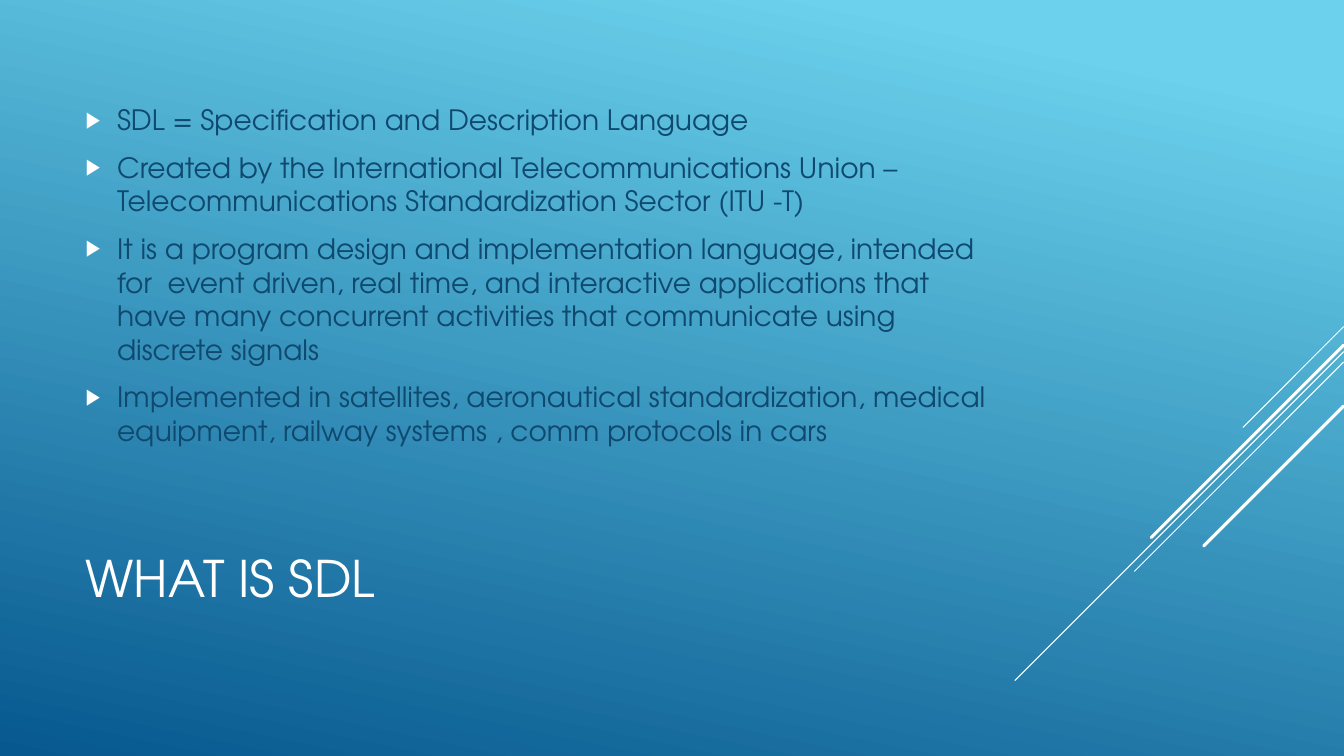
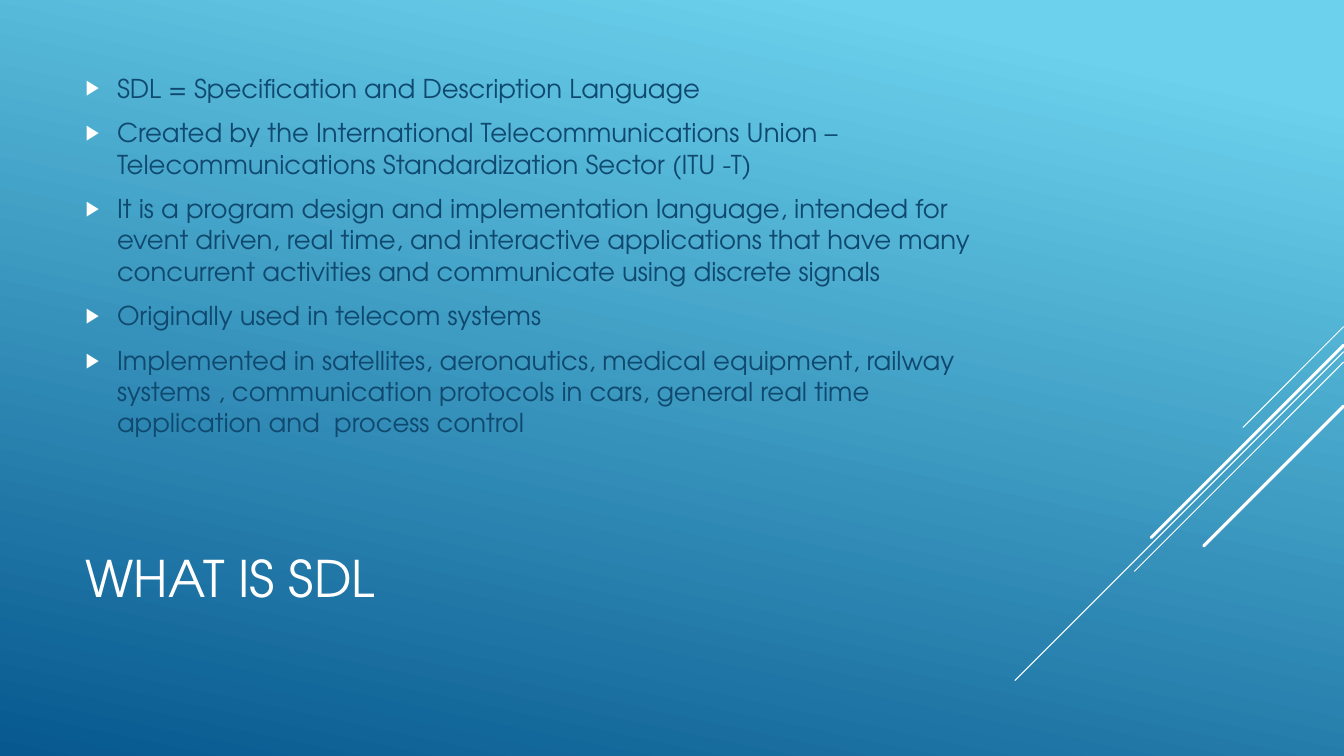
Before and after one commit to bmorale1/cpsc4175, a slide deck: slide 2 of Homework/SDL_IsaacMorales_cpsc4175.pptx. Drawn at 1344x756 pixels with LibreOffice and Linux fonts; fonts in the diff are those of the drawing. Boxes give left, top, right and bottom in pixels: in the first picture for what was removed or moved away, otherwise in the second. Text is boxed around its words. In the diff, an @@ line names an element or a change of style, - is before the commit and + after.

```diff
--- a/Homework/SDL_IsaacMorales_cpsc4175.pptx
+++ b/Homework/SDL_IsaacMorales_cpsc4175.pptx
@@ text at [117, 78, 818, 180]: size 20 to 18.5 pt in "SDL = Specification and Description Language", "Created by the International Telecommunications Union – ..." @@
@@ text at [117, 199, 969, 437]: text changed; size 20 to 18.5 pt @@
-▶ It is a program design and implementation language, intended for event driven, real time, and interactive applications that have many concurrent activities that communicate using discrete signals
-▶ Implemented in satellites, aeronautical standardization, medical equipment, railway systems , comm protocols in cars
+▶ It is a program design and implementation language, intended for event driven, real time, and interactive applications that have many concurrent activities and communicate using discrete signals
+▶ Originally used in telecom systems
+▶ Implemented in satellites, aeronautics, medical equipment, railway systems , communication protocols in cars, general real time application and process control
```
Also in this commit, not shown: 7 other slides changed.
